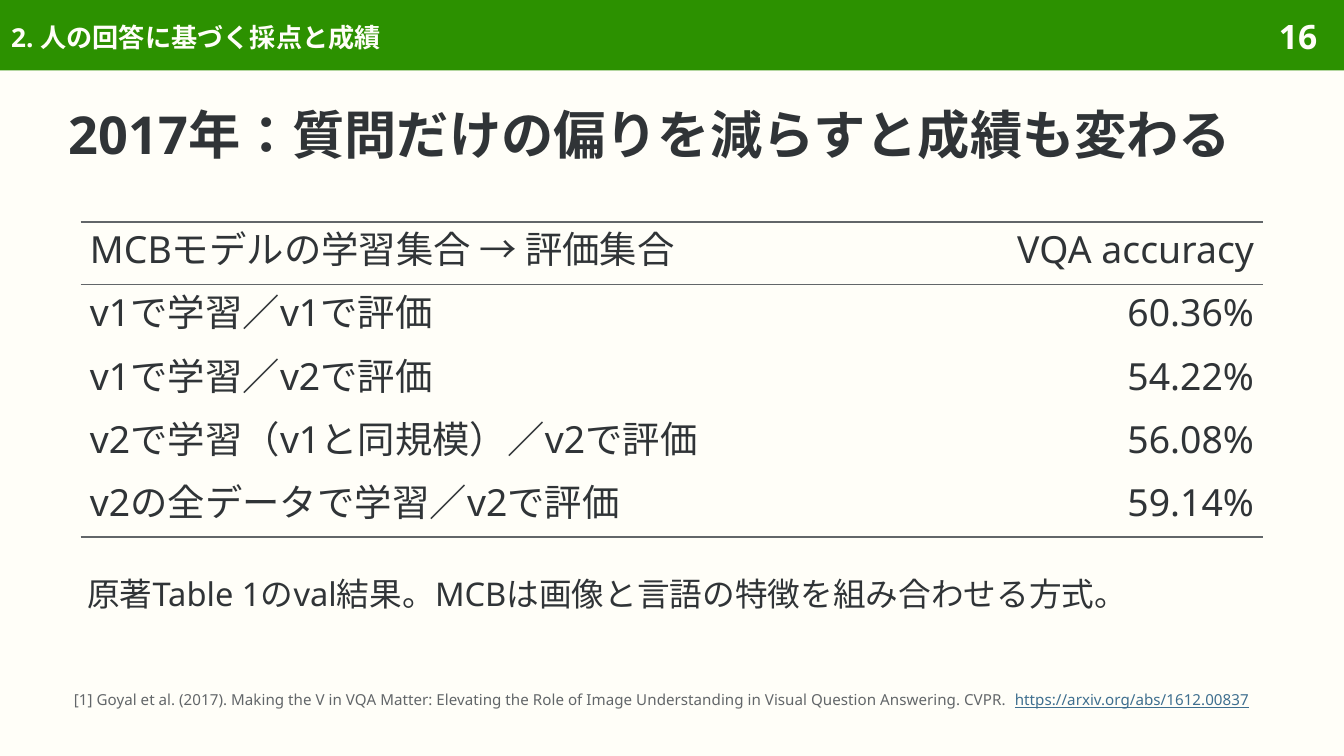
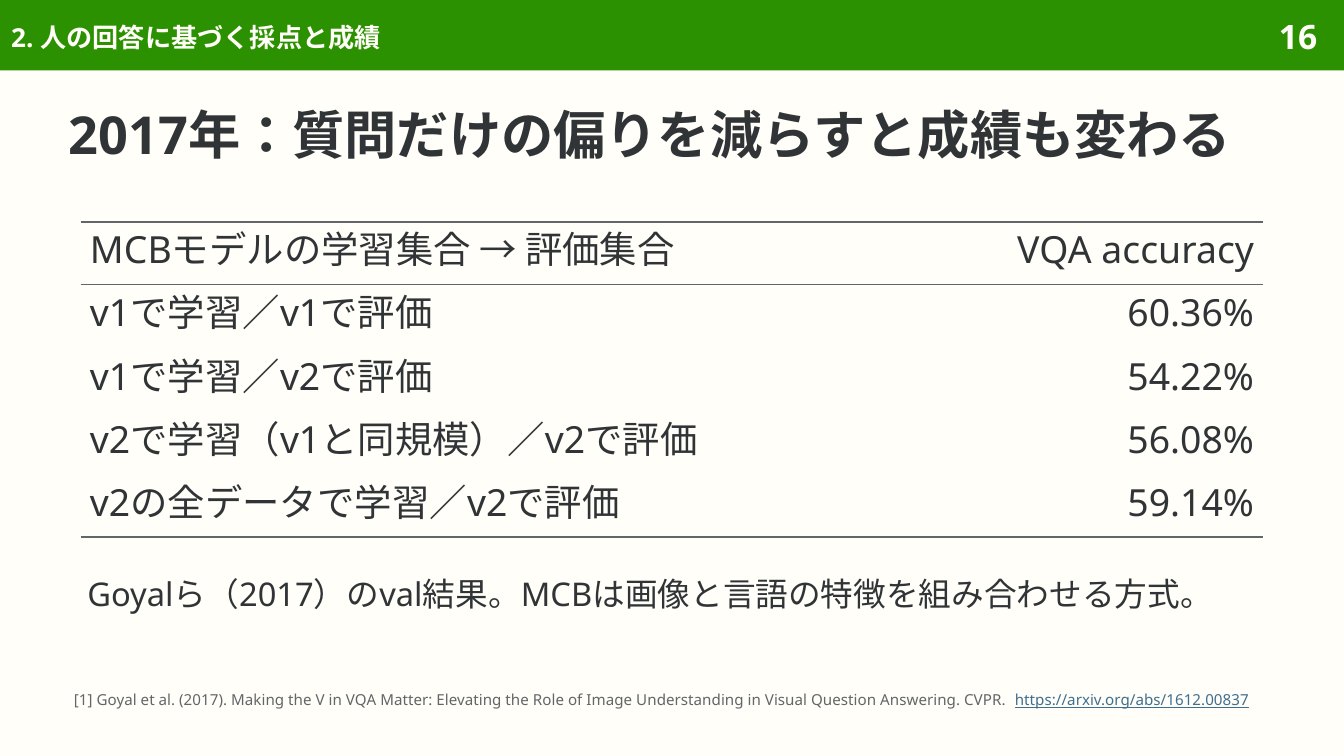
Before and after one commit to sasakiy84/datasets-in-10-minutes, a slide deck: slide 16 of slides/datasets-in-10-minutes-vqa-v2.pptx. Drawn at 1344x756 pixels with LibreOffice and Linux fonts; fonts in the diff are those of the drawing. Boxes give left, top, right and bottom in pixels: in the first picture for what was removed or moved away, otherwise in the second. Text is boxed around its words. In the diff, an @@ line names an element or a change of style, - is before the commit and + after.

Commit message:
slides(vqa-v2): refine Japanese wording and pair translations

```diff
--- a/slides/datasets-in-10-minutes-vqa-v2.pptx
+++ b/slides/datasets-in-10-minutes-vqa-v2.pptx
@@ text at (87, 578, 1212, 614): text changed @@
-原著Table 1のval結果。MCBは画像と言語の特徴を組み合わせる方式。
+Goyalら（2017）のval結果。MCBは画像と言語の特徴を組み合わせる方式。
```
Also in this commit, not shown: 1 other slide changed, 4 other files.
